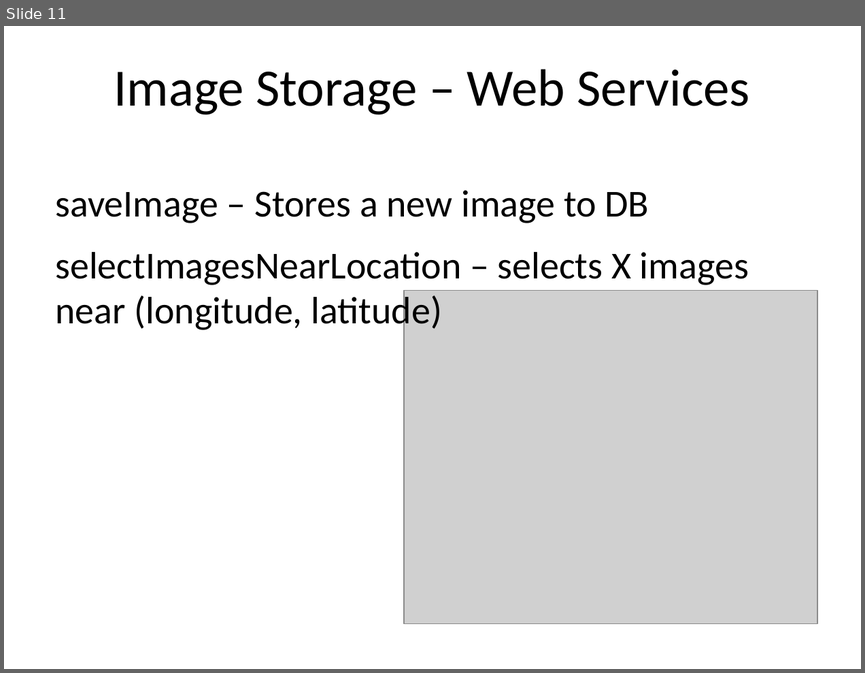
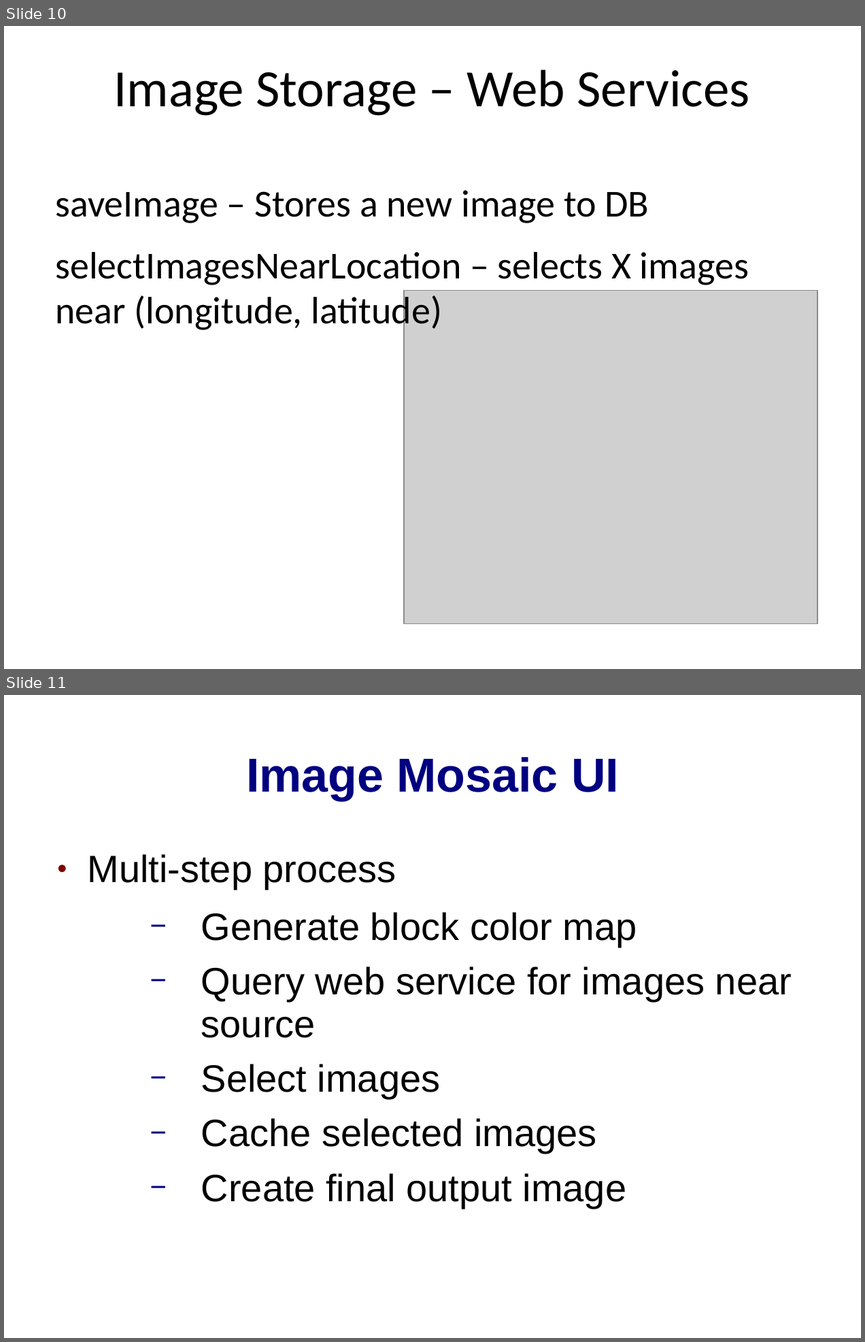
Before and after one commit to thatsnotright/distributed-imagemosaic, a slide deck: GeoMosaic.ppt. Shown one above the other, each under a label of ours: slide 11 before the commit, slides 10 and 11 after it. The pictures are 865x673 and 865x1342 pixels, drawn with LibreOffice and Linux fonts; fonts in the diff are those of the drawing; grey boxes stand for pictures; background and template pictures are left out. Boxes give left, top, right and bottom in pixels: in the first picture for what was removed or moved away, otherwise in the second. Text is boxed around its words. In the diff, an @@ line names an element or a change of style, - is before the commit and + after.

```diff
--- a/GeoMosaic.ppt
+++ b/GeoMosaic.ppt
@@ slide 11 added at (x1=4, y1=695, x2=861, y2=1338), background picture (left out) @@
@@ title added at (x1=246, y1=757, x2=619, y2=800), 40 pt, text #000080, bold @@
+Image Mosaic UI
@@ text added at (x1=87, y1=854, x2=791, y2=1208), 32 pt, text #000000 @@
+● Multi-step process
+  − Generate block color map
+  − Query web service for images near source
+  − Select images
+  − Cache selected images
+  − Create final output image
@@ what was slide 11 is now slide 10 @@
```
Also in this commit, not shown: 3 slides changed, 7 other slides added, 2 slides removed.
